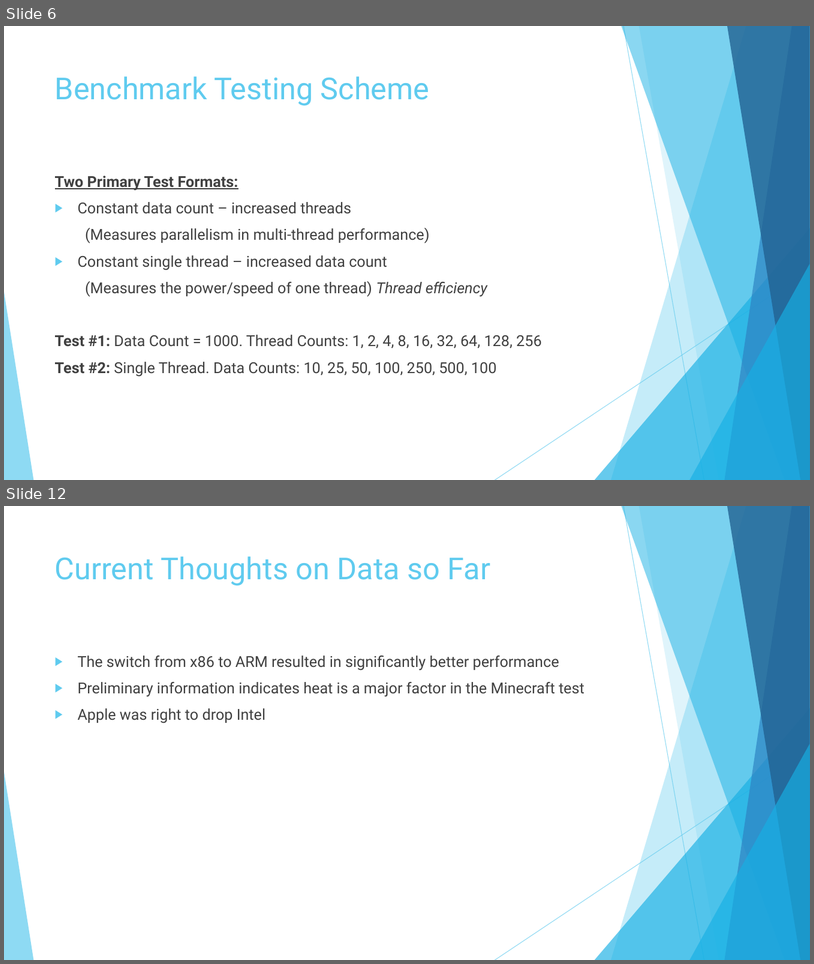
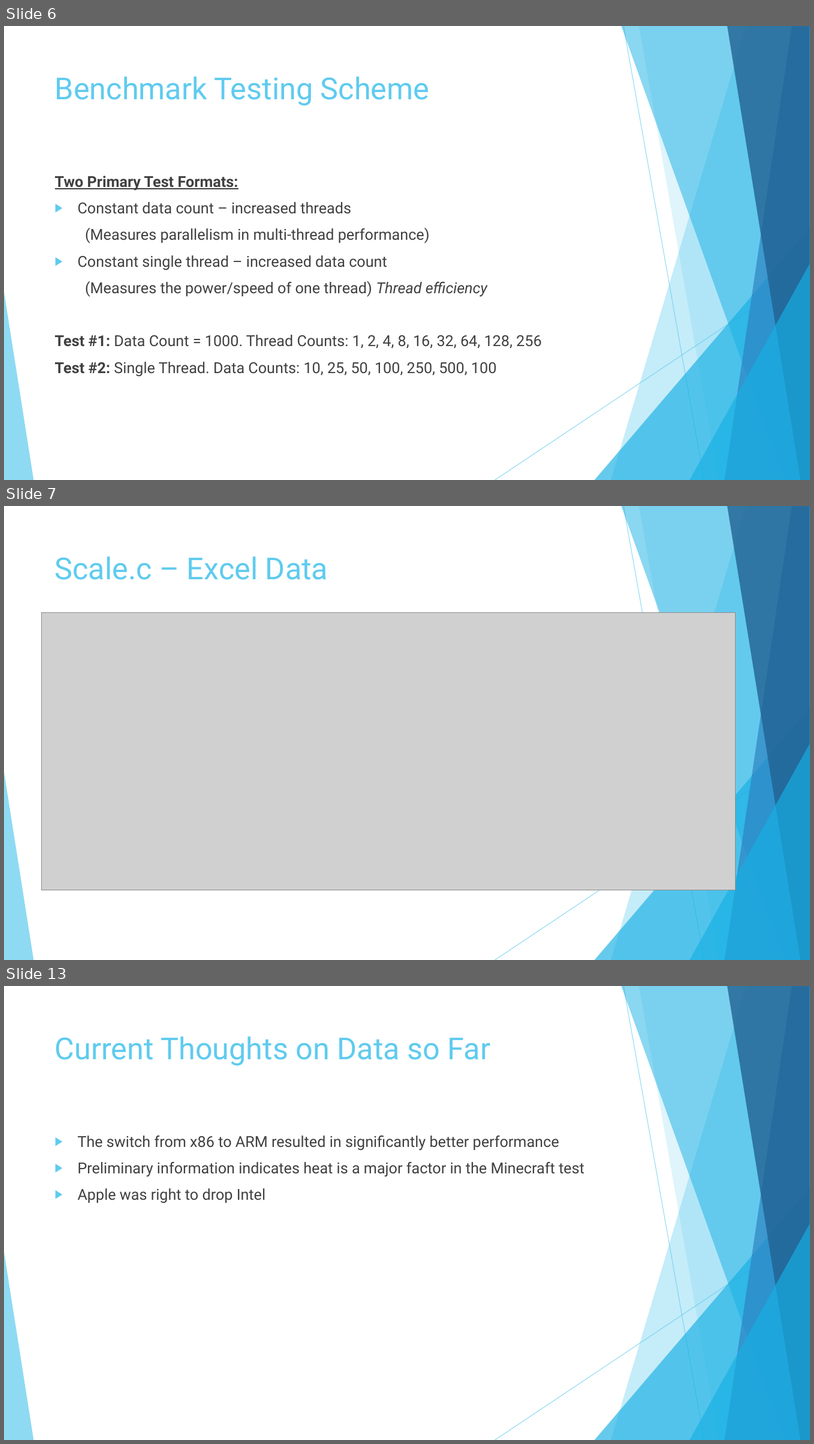
Before and after one commit to Cnh1116/Computer-Architecture-Project, a slide deck: Project Presentation.pptx. Shown one above the other, each under a label of ours: slides 6 and 12 before the commit, slides 6, 7 and 13 after it; the slides between them are not shown. The pictures are 814x964 and 814x1444 pixels, drawn with LibreOffice and Linux fonts; fonts in the diff are those of the drawing; grey boxes stand for pictures. Boxes give left, top, right and bottom in pixels: in the first picture for what was removed or moved away, otherwise in the second. Text is boxed around its words. In the diff, an @@ line names an element or a change of style, - is before the commit and + after.

```diff
--- a/Project Presentation.pptx
+++ b/Project Presentation.pptx
@@ slide 7 added at (4,506,810,960), background #FFFFFF; not listed: 10 template elements that a slide beside it also shows @@
@@ title added at (55,556,328,580), 36 pt, text #5FCBEF @@
+Scale.c – Excel Data
@@ picture added at (42,612,736,889) @@
@@ what was slide 12 is now slide 13 @@
```
Also in this commit, not shown: 8 slides changed.
